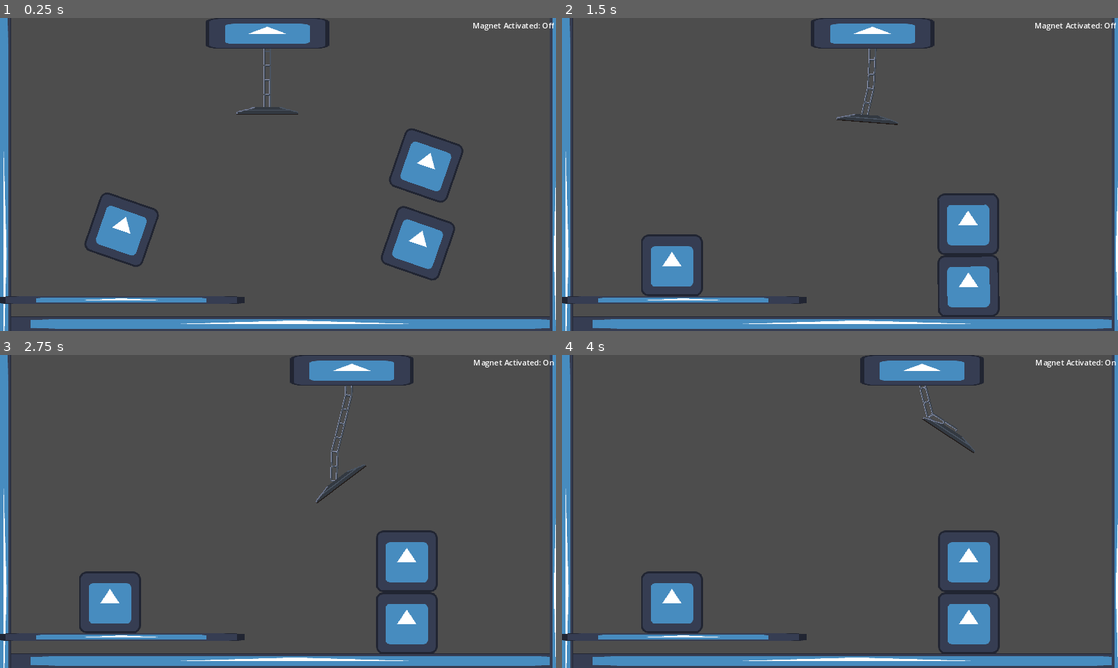
Above: before the commit, frames 1-4 (two rows, left to right).
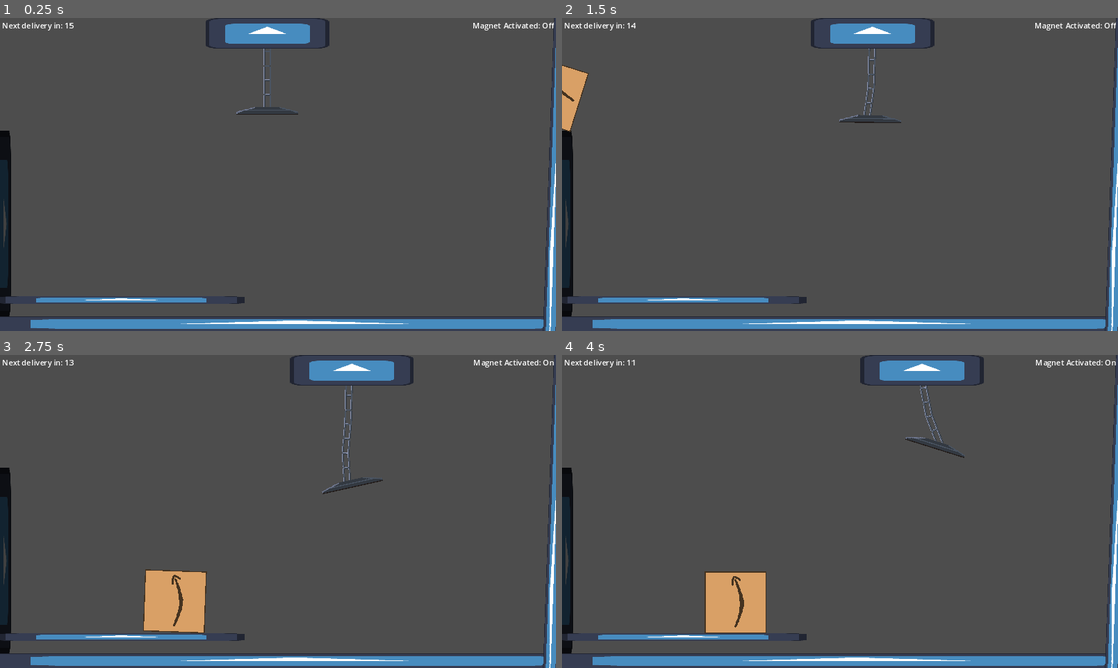
Above: after the commit, the same moments.

Repository: nanodeath/tippy-towers
Game: Godot game, scene res://game.tscn
The game is run twice, just before and just after one commit, with the same random seed, the same clock (stepped at 60 frames per second) and the same inputs. The engine's default icon, where the game draws it, is replaced by a stand-in: a white triangle on a blue panel in a dark square.
Inputs:
- Up to frame 1 (0.25 s): no input
- Up to frame 2 (1.5 s): hold D (move_right) 0.53-1.28 s; tap Space (toggle_magnet) at 0.6, 1.35 s; hold S (move_down) from 1.28 s (still down)
- Up to frame 3 (2.75 s): release S (move_down) at 2.03 s; hold D (move_right) from 2.03 s (still down); tap Space (toggle_magnet) at 2.1 s
- Up to frame 4 (4 s): release D (move_right) at 2.78 s; hold W (move_up) 2.78-3.53 s; tap Space (toggle_magnet) at 2.85, 3.6 s; hold A (move_left) from 3.53 s (still down)

The runs differ from the first frame. In frame 1, 6.4% of the frame differs, in the area x 0-100%, y 0-100%; in frame 2, 6.9%; in frame 3, 9.1%; in frame 4, 9.0%.

Commit message:
Spawning in boxes.

Diff:
--- a/tippy-towers/game.tscn
+++ b/tippy-towers/game.tscn
@@ -1,17 +1,20 @@
-[gd_scene load_steps=9 format=3 uid="uid://chss5a6j3kny4"]
+[gd_scene load_steps=13 format=3 uid="uid://chss5a6j3kny4"]
 
 [ext_resource type="Texture2D" uid="uid://p5f1hvknc1bl" path="res://icon.svg" id="1_qfxxw"]
+[ext_resource type="Script" path="res://scripts/ui/timer_display.gd" id="2_ha0md"]
 [ext_resource type="PackedScene" uid="uid://d2ytku27cc5of" path="res://scenes/crane.tscn" id="2_j786l"]
 [ext_resource type="Script" path="res://scripts/ui/magnet_status.gd" id="3_ebv6g"]
+[ext_resource type="PackedScene" uid="uid://b3cuxi3hana1g" path="res://scenes/junk/box_128_128.tscn" id="4_7rvxo"]
+[ext_resource type="Script" path="res://scripts/spawner.gd" id="5_ur8yp"]
+[ext_resource type="Script" path="res://scripts/spawn_timer.gd" id="6_fuj8g"]
 
 [sub_resource type="WorldBoundaryShape2D" id="WorldBoundaryShape2D_yp3k8"]
 
-[sub_resource type="PhysicsMaterial" id="PhysicsMaterial_mbx68"]
-rough = true
-absorbent = true
+[sub_resource type="PhysicsMaterial" id="PhysicsMaterial_8u318"]
+friction = 0.1
 
-[sub_resource type="RectangleShape2D" id="RectangleShape2D_kanau"]
-size = Vector2(128, 128)
+[sub_resource type="RectangleShape2D" id="RectangleShape2D_c81ok"]
+size = Vector2(382, 30)
 
 [sub_resource type="RectangleShape2D" id="RectangleShape2D_uhjy8"]
 size = Vector2(510, 16)
@@ -56,6 +59,26 @@
 scroll_active = false
 autowrap_mode = 0
 
+[node name="TimerDisplay" type="HBoxContainer" parent="CanvasLayer/MarginContainer"]
+layout_mode = 2
+script = ExtResource("2_ha0md")
+
+[node name="RichTextLabel" type="RichTextLabel" parent="CanvasLayer/MarginContainer/TimerDisplay"]
+layout_mode = 2
+size_flags_vertical = 0
+text = "Next delivery in:"
+fit_content = true
+scroll_active = false
+autowrap_mode = 0
+
+[node name="Time" type="RichTextLabel" parent="CanvasLayer/MarginContainer/TimerDisplay"]
+layout_mode = 2
+size_flags_horizontal = 0
+size_flags_vertical = 0
+fit_content = true
+scroll_active = false
+autowrap_mode = 0
+
 [node name="Camera2D" type="Camera2D" parent="."]
 anchor_mode = 0
 
@@ -71,8 +94,8 @@
 shape = SubResource("WorldBoundaryShape2D_yp3k8")
 
 [node name="RWall" type="StaticBody2D" parent="."]
-position = Vector2(1154, 488)
-rotation = -1.5708
+position = Vector2(1146, 488)
+rotation = -1.53589
 
 [node name="Sprite" type="Sprite2D" parent="RWall"]
 scale = Vector2(12.44, 0.239998)
@@ -83,53 +106,24 @@
 shape = SubResource("WorldBoundaryShape2D_yp3k8")
 
 [node name="LWall" type="StaticBody2D" parent="."]
-position = Vector2(7, 488)
+modulate = Color(0.25, 0.25, 0.25, 1)
+position = Vector2(7, 504)
 rotation = -4.71239
+physics_material_override = SubResource("PhysicsMaterial_8u318")
 
 [node name="Sprite" type="Sprite2D" parent="LWall"]
-scale = Vector2(12.44, 0.239998)
+position = Vector2(-78, -7.53167e-05)
+scale = Vector2(3, 0.24)
 texture = ExtResource("1_qfxxw")
 
 [node name="CollisionShape2D" type="CollisionShape2D" parent="LWall"]
-position = Vector2(0, -14)
-shape = SubResource("WorldBoundaryShape2D_yp3k8")
+position = Vector2(-77, -5.62668e-05)
+shape = SubResource("RectangleShape2D_c81ok")
 
-[node name="Block" type="RigidBody2D" parent="." groups=["junk"]]
-position = Vector2(252, 410)
-rotation = 0.332925
-collision_layer = 2
-collision_mask = 3
-physics_material_override = SubResource("PhysicsMaterial_mbx68")
-
-[node name="Sprite" type="Sprite2D" parent="Block"]
-texture = ExtResource("1_qfxxw")
-
-[node name="CollisionShape2D" type="CollisionShape2D" parent="Block"]
-shape = SubResource("RectangleShape2D_kanau")
-
-[node name="Block2" type="RigidBody2D" parent="." groups=["junk"]]
-position = Vector2(866, 438)
-rotation = 0.332925
-collision_layer = 2
-collision_mask = 3
-
-[node name="Sprite" type="Sprite2D" parent="Block2"]
-texture = ExtResource("1_qfxxw")
-
-[node name="CollisionShape2D" type="CollisionShape2D" parent="Block2"]
-shape = SubResource("RectangleShape2D_kanau")
-
-[node name="Block3" type="RigidBody2D" parent="." groups=["junk"]]
-position = Vector2(883, 277)
-rotation = 0.332925
-collision_layer = 2
-collision_mask = 3
-
-[node name="Sprite" type="Sprite2D" parent="Block3"]
-texture = ExtResource("1_qfxxw")
-
-[node name="CollisionShape2D" type="CollisionShape2D" parent="Block3"]
-shape = SubResource("RectangleShape2D_kanau")
+[node name="CollisionShape2D2" type="CollisionShape2D" parent="LWall"]
+position = Vector2(-316, 179)
+rotation = 1.9362
+shape = SubResource("RectangleShape2D_c81ok")
 
 [node name="Crane" parent="." node_paths=PackedStringArray("left_bound", "right_bound") instance=ExtResource("2_j786l")]
 position = Vector2(554, 32)
@@ -157,3 +151,14 @@
 [node name="Sprite2D" type="Sprite2D" parent="Platform"]
 scale = Vector2(4, 0.125)
 texture = ExtResource("1_qfxxw")
+
+[node name="Spawner" type="Node2D" parent="."]
+position = Vector2(-273, 50)
+script = ExtResource("5_ur8yp")
+to_spawn = Array[PackedScene]([ExtResource("4_7rvxo")])
+interval_seconds = 1.0
+
+[node name="SpawnTimer" type="Node" parent="."]
+unique_name_in_owner = true
+script = ExtResource("6_fuj8g")
+initial_time = 15.0
--- a/tippy-towers/scenes/crane.tscn
+++ b/tippy-towers/scenes/crane.tscn
@@ -111,6 +111,7 @@
 [node name="Magnet" type="RigidBody2D" parent="."]
 position = Vector2(0, 160)
 collision_mask = 2
+mass = 20.0
 
 [node name="Sprite" type="Sprite2D" parent="Magnet"]
 texture = ExtResource("4_ge2jl")
--- /dev/null
+++ b/tippy-towers/scenes/junk/box_128_128.tscn
@@ -0,0 +1,16 @@
+[gd_scene load_steps=3 format=3 uid="uid://b3cuxi3hana1g"]
+
+[ext_resource type="Texture2D" uid="uid://ba6rsdvik3rlm" path="res://art/junk/box_128x128.png" id="1_8ereu"]
+
+[sub_resource type="RectangleShape2D" id="RectangleShape2D_aovc0"]
+size = Vector2(128, 128)
+
+[node name="Box" type="RigidBody2D" groups=["junk"]]
+collision_layer = 2
+collision_mask = 3
+
+[node name="Sprite2D" type="Sprite2D" parent="."]
+texture = ExtResource("1_8ereu")
+
+[node name="CollisionShape2D" type="CollisionShape2D" parent="."]
+shape = SubResource("RectangleShape2D_aovc0")
--- /dev/null
+++ b/tippy-towers/scripts/spawn_timer.gd
@@ -0,0 +1,16 @@
+class_name SpawnTimer extends Node
+
+@export var initial_time: float
+
+var time_left: float
+
+signal tick
+
+func _ready():
+	time_left = initial_time
+
+func _physics_process(delta):
+	time_left -= delta
+	if time_left <= 0:
+		emit_signal("tick")
+		time_left += initial_time
--- /dev/null
+++ b/tippy-towers/scripts/spawner.gd
@@ -0,0 +1,15 @@
+class_name Spawner extends Node2D
+
+@export var to_spawn: Array[PackedScene]
+@export var interval_seconds: float
+@onready var spawn_timer = %SpawnTimer
+
+func _ready():
+	spawn.call_deferred()
+	spawn_timer.tick.connect(self.spawn)
+
+func spawn():
+	var instance := to_spawn.pick_random().instantiate() as Node2D
+	instance.position = position
+	instance.rotation = randf_range(0, PI * 2)
+	add_sibling(instance)
--- /dev/null
+++ b/tippy-towers/scripts/ui/timer_display.gd
@@ -0,0 +1,15 @@
+class_name TimerDisplay extends Container
+
+@onready var time = $Time
+@onready var spawn_timer = %SpawnTimer
+
+func _process(delta):
+	var txt := ""
+	var time := spawn_timer.time_left as float
+	if time > 10:
+		txt = str(ceili(time))
+	elif time >= 5:
+		txt = str(snappedf(time, 0.1))
+	else:
+		txt = str(snappedf(time, 0.01))
+	self.time.text = txt
Binary file added: tippy-towers/art/junk/box_128x128.aseprite
Binary file added: tippy-towers/art/junk/box_128x128.png
Not shown, added: tippy-towers/art/junk/box_128x128.png.import
Binary file added: tippy-towers/art/junk/box_128x64.aseprite
Binary file added: tippy-towers/art/junk/box_128x64.png
Not shown, added: tippy-towers/art/junk/box_128x64.png.import
Binary file added: tippy-towers/art/junk/box_64x64.aseprite
Binary file added: tippy-towers/art/junk/box_64x64.png
Not shown, added: tippy-towers/art/junk/box_64x64.png.import
